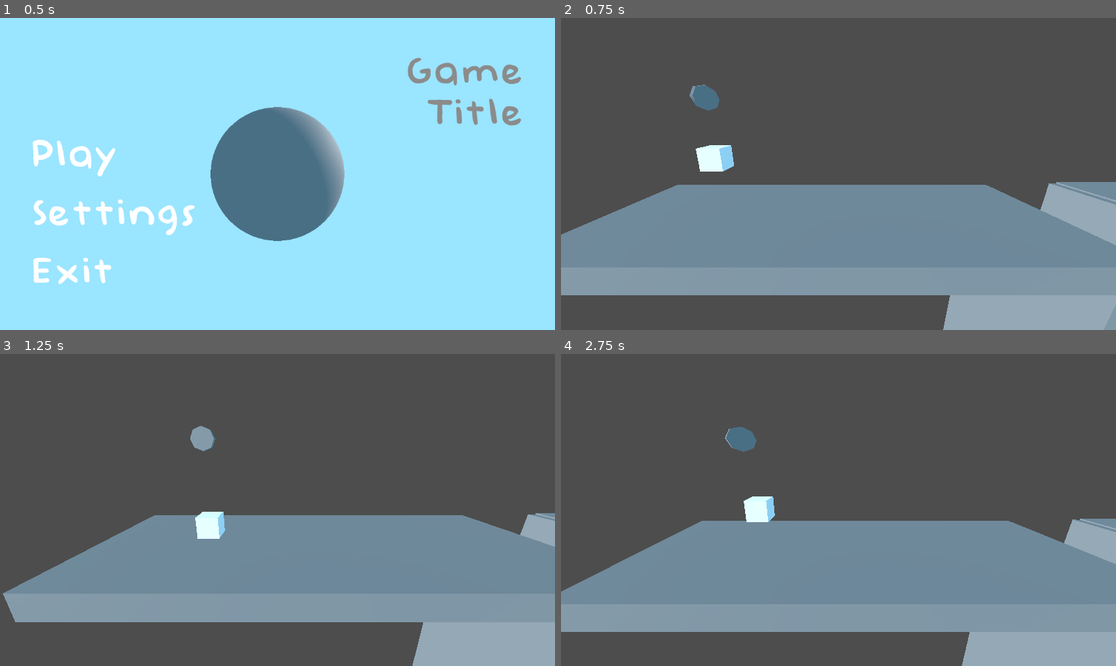
Above: before the commit, frames 1-4 (two rows, left to right).
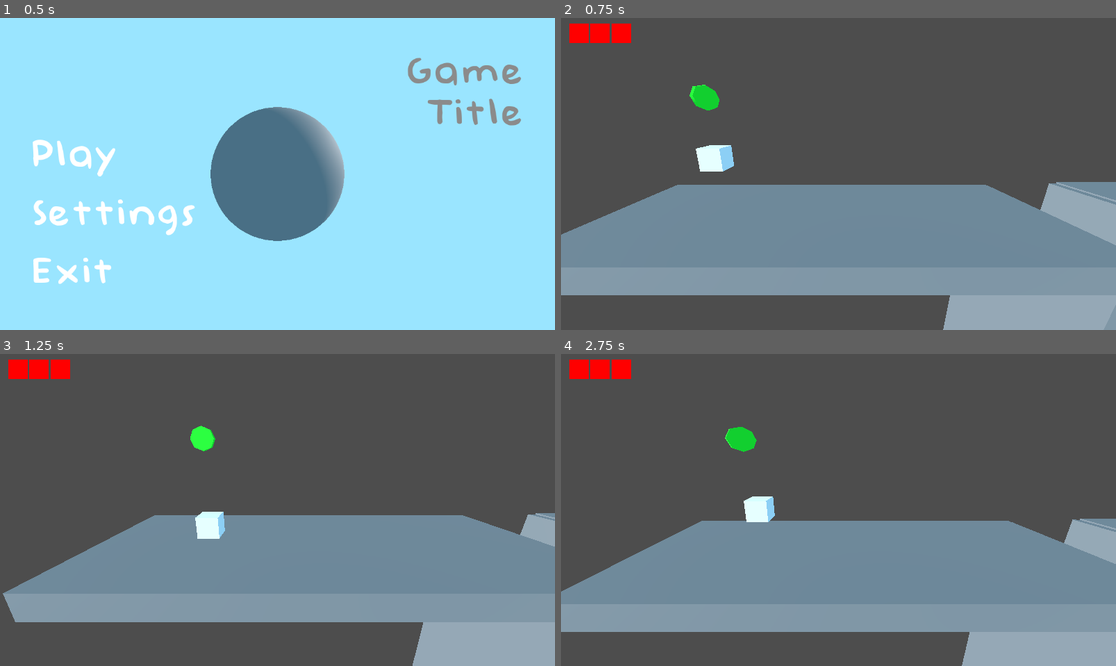
Above: after the commit, the same moments.

Repository: Nof-va/13dt1-nofo
Game: Godot game, scene res://Scenes/main_menu.tscn
Same seed, same stepped clock (60 frames per second), same inputs: the game is played once before the commit and once after it.
Inputs:
- Up to frame 1 (0.5 s): no input
- Up to frame 2 (0.75 s): click "Settings" at 0.5 s
- Up to frame 3 (1.25 s): no input
- Up to frame 4 (2.75 s): tap Enter (ui_accept) at 1.25, 1.52, 2.27 s; hold D (move_right) 1.28-2.03 s; tap E (interact) at 1.35 s; hold A (move_left) from 2.03 s (still down); tap W (move_away) at 2.1 s

Frame 1 is identical in both runs. In frame 2, 1.0% of the frame differs, in the area x 1-29%, y 1-30%; in frame 3, 0.9%; in frame 4, 1.0%, in the area x 1-36%, y 1-32%.

Commit message:
HEARTS DONE (tweak)

Diff:
--- a/13dt1-big-project/Scenes/checkpoint.tscn
+++ b/13dt1-big-project/Scenes/checkpoint.tscn
@@ -6,6 +6,9 @@
 size = Vector3(1, 5.63391, 8.58658)
 
 [sub_resource type="TubeTrailMesh" id="TubeTrailMesh_qm5te"]
+
+[sub_resource type="StandardMaterial3D" id="StandardMaterial3D_pxfx4"]
+albedo_color = Color(0.17, 1, 0.197667, 1)
 
 [sub_resource type="Animation" id="Animation_ysw5s"]
 length = 0.001
@@ -86,6 +89,7 @@
 transform = Transform3D(1, 0, 0, 0, -3.61999e-07, -1, 0, 0.1, -3.61999e-06, 0, 0, 0)
 mesh = SubResource("TubeTrailMesh_qm5te")
 skeleton = NodePath("../..")
+surface_material_override/0 = SubResource("StandardMaterial3D_pxfx4")
 
 [node name="AnimationPlayer" type="AnimationPlayer" parent="Node3D/MeshInstance3D"]
 libraries = {
--- a/13dt1-big-project/Scenes/gameplay.tscn
+++ b/13dt1-big-project/Scenes/gameplay.tscn
@@ -30,6 +30,12 @@
 [sub_resource type="BoxShape3D" id="BoxShape3D_70bnq"]
 size = Vector3(2.81786, 15.7483, 7.2934)
 
+[sub_resource type="BoxShape3D" id="BoxShape3D_iiuoa"]
+size = Vector3(2.81786, 18.464, 7.2934)
+
+[sub_resource type="BoxShape3D" id="BoxShape3D_a541u"]
+size = Vector3(2.81786, 34.9957, 7.2934)
+
 [sub_resource type="BoxShape3D" id="BoxShape3D_magkk"]
 size = Vector3(2.81786, 0.983215, 7.2934)
 
@@ -138,12 +144,12 @@
 metadata/_edit_group_ = true
 
 [node name="MeshInstance3D" type="MeshInstance3D" parent="Platform7"]
-transform = Transform3D(2.76294, 0, 0, 0, 15.6894, 0, 0, 0, 7.2974, 0, 0, 0)
+transform = Transform3D(2.76294, 0, 0, 0, 17.658, 0, 0, 0, 7.2974, 0, -1.05781, 0)
 mesh = SubResource("BoxMesh_yajku")
 skeleton = NodePath("")
 
 [node name="CollisionShape3D" type="CollisionShape3D" parent="Platform7"]
-transform = Transform3D(1, 0, 0, 0, 1, 0, 0, 0, 1, -0.0101051, -0.0211181, -0.000335693)
+transform = Transform3D(1, 0, 0, 0, 1, 0, 0, 0, 1, -0.0101051, -0.0211182, -0.000335693)
 shape = SubResource("BoxShape3D_70bnq")
 
 [node name="Platform8" type="StaticBody3D" parent="."]
@@ -184,6 +190,45 @@
 [node name="CollisionShape3D" type="CollisionShape3D" parent="Platform10"]
 transform = Transform3D(1, 0, 0, 0, 1, 0, 0, 0, 1, -0.0101051, 0, -0.000335693)
 shape = SubResource("BoxShape3D_70bnq")
+
+[node name="Platform11" type="StaticBody3D" parent="."]
+transform = Transform3D(1, 0, 0, 0, 1, 0, 0, 0, 1, 31.432, -5.88118, -2.673)
+metadata/_edit_group_ = true
+
+[node name="MeshInstance3D" type="MeshInstance3D" parent="Platform11"]
+transform = Transform3D(2.76294, 0, 0, 0, 18.4922, 0, 0, 0, 7.2974, 0, -1.49809, 0)
+mesh = SubResource("BoxMesh_yajku")
+skeleton = NodePath("")
+
+[node name="CollisionShape3D" type="CollisionShape3D" parent="Platform11"]
+transform = Transform3D(1, 0, 0, 0, 1, 0, 0, 0, 1, -0.0101051, -1.35785, -0.000335693)
+shape = SubResource("BoxShape3D_iiuoa")
+
+[node name="Platform14" type="StaticBody3D" parent="."]
+transform = Transform3D(1, 0, 0, 0, 1, 0, 0, 0, 1, 62.244, -8.614, -2.673)
+metadata/_edit_group_ = true
+
+[node name="MeshInstance3D" type="MeshInstance3D" parent="Platform14"]
+transform = Transform3D(2.76294, 0, 0, 0, 15.6894, 0, 0, 0, 7.2974, 0, 0, 0)
+mesh = SubResource("BoxMesh_yajku")
+skeleton = NodePath("")
+
+[node name="CollisionShape3D" type="CollisionShape3D" parent="Platform14"]
+transform = Transform3D(1, 0, 0, 0, 1, 0, 0, 0, 1, -0.0101051, 0, -0.000335693)
+shape = SubResource("BoxShape3D_70bnq")
+
+[node name="Platform15" type="StaticBody3D" parent="."]
+transform = Transform3D(-4.37114e-08, -1, 0, 1, -4.37114e-08, 0, 0, 0, 1, 46.2417, -17.8406, -2.673)
+metadata/_edit_group_ = true
+
+[node name="MeshInstance3D" type="MeshInstance3D" parent="Platform15"]
+transform = Transform3D(2.76294, 0, 0, 0, 34.9207, 0, 0, 0, 7.2974, 0, 0, 0)
+mesh = SubResource("BoxMesh_yajku")
+skeleton = NodePath("")
+
+[node name="CollisionShape3D" type="CollisionShape3D" parent="Platform15"]
+transform = Transform3D(1, 0, 0, 0, 1, 0, 0, 0, 1, -0.0101051, 0.0129967, -0.000335693)
+shape = SubResource("BoxShape3D_a541u")
 
 [node name="Platform12" type="StaticBody3D" parent="."]
 transform = Transform3D(0.731794, -0.681526, 0, 0.681526, 0.731794, 0, 0, 0, 1, 62.2081, -0.189922, -2.673)
--- a/13dt1-big-project/Scenes/gameplay_2.tscn
+++ b/13dt1-big-project/Scenes/gameplay_2.tscn
@@ -66,6 +66,6 @@
 shape = SubResource("BoxShape3D_cq8k4")
 
 [node name="Area3D" parent="." instance=ExtResource("4_o6p6b")]
-transform = Transform3D(1, 0, 0, 0, 1, 0, 0, 0, 1, 3.05365, 1.16975, -3.94457)
+transform = Transform3D(1, 0, 0, 0, 1, 0, 0, 0, 1, 3.05365, 1.33199, -3.94457)
 
 [connection signal="body_entered" from="DeathZone" to="DeathZone" method="_on_body_entered"]
--- /dev/null
+++ b/13dt1-big-project/Scenes/hearts.tscn
@@ -0,0 +1,22 @@
+[gd_scene load_steps=3 format=3 uid="uid://bow0b6gfwhjcm"]
+
+[ext_resource type="Script" path="res://Scripts/hud_hearts.gd" id="1_6c8c5"]
+[ext_resource type="PackedScene" uid="uid://chgxkbks030o0" path="res://Scenes/single_heart.tscn" id="2_p2f3o"]
+
+[node name="Control" type="Control"]
+layout_mode = 3
+anchors_preset = 15
+anchor_right = 1.0
+anchor_bottom = 1.0
+grow_horizontal = 2
+grow_vertical = 2
+script = ExtResource("1_6c8c5")
+single_heart = ExtResource("2_p2f3o")
+
+[node name="HBoxContainer" type="HBoxContainer" parent="."]
+layout_mode = 0
+anchor_left = 0.0147569
+anchor_top = 0.0185185
+anchor_right = 0.125868
+anchor_bottom = 0.0802469
+metadata/_edit_use_anchors_ = true
--- a/13dt1-big-project/Scenes/item_button.tscn
+++ b/13dt1-big-project/Scenes/item_button.tscn
@@ -1,9 +1,24 @@
-[gd_scene load_steps=7 format=3 uid="uid://dk6jsjqogbpjp"]
+[gd_scene load_steps=8 format=3 uid="uid://dk6jsjqogbpjp"]
 
 [ext_resource type="Script" path="res://Scripts/item_button.gd" id="1_m7sj4"]
 
 [sub_resource type="BoxShape3D" id="BoxShape3D_iucbt"]
 size = Vector3(3.58606, 3.12732, 3.42773)
+
+[sub_resource type="Animation" id="Animation_cd8uf"]
+length = 0.001
+tracks/0/type = "value"
+tracks/0/imported = false
+tracks/0/enabled = true
+tracks/0/path = NodePath("Node3D/Node3D2/MeshInstance3D:position")
+tracks/0/interp = 1
+tracks/0/loop_wrap = true
+tracks/0/keys = {
+"times": PackedFloat32Array(0),
+"transitions": PackedFloat32Array(1),
+"update": 0,
+"values": [Vector3(0, 0, 0)]
+}
 
 [sub_resource type="Animation" id="Animation_vr8ib"]
 resource_name = "button_pressed"
@@ -21,21 +36,6 @@
 "values": [Vector3(0, 0, 0), Vector3(0, -0.164473, 0), Vector3(0, 0, 0)]
 }
 
-[sub_resource type="Animation" id="Animation_cd8uf"]
-length = 0.001
-tracks/0/type = "value"
-tracks/0/imported = false
-tracks/0/enabled = true
-tracks/0/path = NodePath("Node3D/Node3D2/MeshInstance3D:position")
-tracks/0/interp = 1
-tracks/0/loop_wrap = true
-tracks/0/keys = {
-"times": PackedFloat32Array(0),
-"transitions": PackedFloat32Array(1),
-"update": 0,
-"values": [Vector3(0, 0, 0)]
-}
-
 [sub_resource type="AnimationLibrary" id="AnimationLibrary_it0ee"]
 _data = {
 "RESET": SubResource("Animation_cd8uf"),
@@ -43,6 +43,9 @@
 }
 
 [sub_resource type="CylinderMesh" id="CylinderMesh_kjfej"]
+
+[sub_resource type="StandardMaterial3D" id="StandardMaterial3D_xui7j"]
+albedo_color = Color(1, 0, 0, 1)
 
 [node name="Area3D" type="Area3D" groups=["Player"]]
 script = ExtResource("1_m7sj4")
@@ -57,7 +60,7 @@
 }
 
 [node name="Node3D" type="Node3D" parent="."]
-transform = Transform3D(1, 0, 0, 0, -4.37114e-08, -1, 0, 1, -4.37114e-08, 0, 1.27933, 0)
+transform = Transform3D(1, 0, 0, 0, 1, 0, 0, 0, 1, 0, 1.27933, 0)
 
 [node name="Node3D2" type="Node3D" parent="Node3D"]
 transform = Transform3D(1, 0, 0, 0, 1, 0, 0, 0, 1, 0, -2, 0.282954)
@@ -66,6 +69,7 @@
 transform = Transform3D(1, 0, 0, 0, 0.1, 0, 0, 0, 1, 0, 0, 0)
 mesh = SubResource("CylinderMesh_kjfej")
 skeleton = NodePath("../../..")
+surface_material_override/0 = SubResource("StandardMaterial3D_xui7j")
 
 [connection signal="body_entered" from="." to="." method="_on_body_entered"]
 [connection signal="body_exited" from="." to="." method="_on_body_exited"]
--- a/13dt1-big-project/Scenes/player_body.tscn
+++ b/13dt1-big-project/Scenes/player_body.tscn
@@ -1,6 +1,7 @@
-[gd_scene load_steps=6 format=3 uid="uid://qyvxj6m7bb1f"]
+[gd_scene load_steps=7 format=3 uid="uid://qyvxj6m7bb1f"]
 
 [ext_resource type="Script" path="res://Scripts/playerbody.gd" id="1_qyis3"]
+[ext_resource type="PackedScene" uid="uid://bow0b6gfwhjcm" path="res://Scenes/hearts.tscn" id="2_rg6xc"]
 
 [sub_resource type="BoxMesh" id="BoxMesh_dd1i8"]
 
@@ -18,8 +19,9 @@
 
 [sub_resource type="BoxShape3D" id="BoxShape3D_1m5js"]
 
-[node name="Node3D" type="CharacterBody3D" groups=["Player"]]
+[node name="Node3D" type="CharacterBody3D" node_paths=PackedStringArray("something") groups=["Player"]]
 script = ExtResource("1_qyis3")
+something = NodePath("CanvasLayer/Control")
 
 [node name="MeshInstance3D" type="MeshInstance3D" parent="."]
 mesh = SubResource("BoxMesh_dd1i8")
@@ -35,3 +37,7 @@
 transform = Transform3D(1, 0, 0, 0, 0.961454, 0.274966, 0, -0.274966, 0.961454, 2.5, 2.778, 5.818)
 
 [node name="Camera3D" type="Camera3D" parent="controller/target"]
+
+[node name="CanvasLayer" type="CanvasLayer" parent="."]
+
+[node name="Control" parent="CanvasLayer" instance=ExtResource("2_rg6xc")]
--- /dev/null
+++ b/13dt1-big-project/Scenes/single_heart.tscn
@@ -0,0 +1,5 @@
+[gd_scene format=3 uid="uid://chgxkbks030o0"]
+
+[node name="ColorRect" type="ColorRect"]
+custom_minimum_size = Vector2(40, 0)
+color = Color(1, 0, 0, 1)
--- a/13dt1-big-project/Scripts/death_zone.gd
+++ b/13dt1-big-project/Scripts/death_zone.gd
@@ -21,5 +21,5 @@
 
 # Puts player to last checkpoint
 func kill_player():
-	Global.lives -= 1
 	player.position = Global.spawn_point
+	player.something.remove_life()
--- /dev/null
+++ b/13dt1-big-project/Scripts/hud_hearts.gd
@@ -0,0 +1,25 @@
+extends Control
+
+@export var single_heart: PackedScene
+
+# Called when the node enters the scene tree for the first time.
+func _ready() -> void:
+	for i in range(0,Global.lives):
+		add_life()
+
+
+# Called every frame. 'delta' is the elapsed time since the previous frame.
+func _process(delta: float) -> void:
+	pass
+
+
+func add_life():
+	Global.lives += 1
+	var hearts = single_heart.instantiate()
+	$HBoxContainer.add_child(hearts)
+
+func remove_life():
+		Global.lives -= 1
+		var hearts = $HBoxContainer.get_children()
+		var health = len(hearts)
+		$HBoxContainer.get_child(health - 1).queue_free()
--- a/13dt1-big-project/Scripts/playerbody.gd
+++ b/13dt1-big-project/Scripts/playerbody.gd
@@ -1,6 +1,6 @@
 extends CharacterBody3D
 
-
+@export var something: Node
 var speed = 5
 const JUMP_VELOCITY = 4.5
 
Not shown: 1 places in 13dt1-big-project/Scenes/checkpoint.tscn that only renumber resources
Not shown: 1 places in 13dt1-big-project/Scenes/gameplay.tscn that only renumber resources
